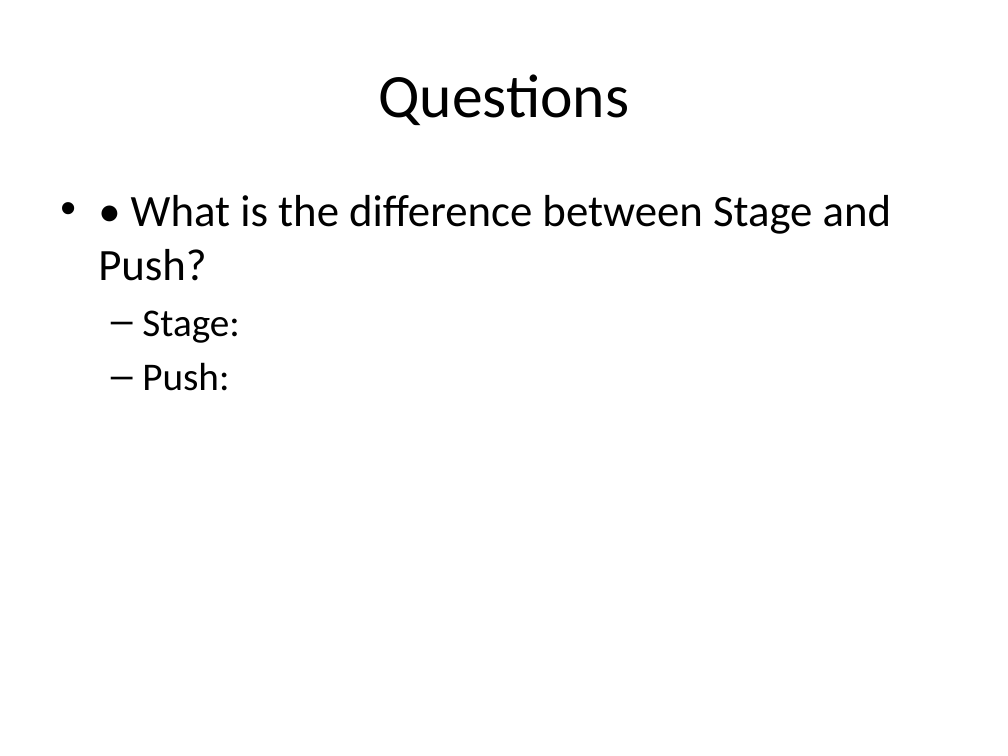
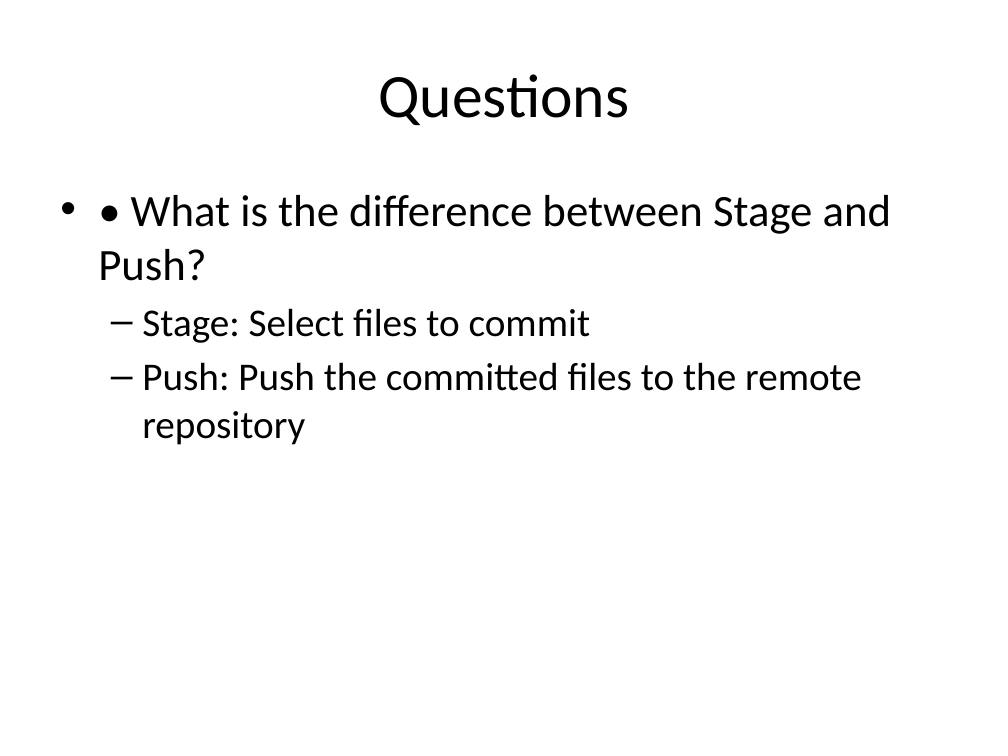
Before and after one commit to cyrillwyss/sumobot, a slide deck: slide 10 of Recap SW2.pptx. Drawn at 1008x756 pixels with LibreOffice and Linux fonts; fonts in the diff are those of the drawing. Boxes give left, top, right and bottom in pixels: in the first picture for what was removed or moved away, otherwise in the second. Text is boxed around its words. In the diff, an @@ line names an element or a change of style, - is before the commit and + after.

Commit message:
completed questions

```diff
--- a/Recap SW2.pptx
+++ b/Recap SW2.pptx
@@ text at <box>142,308,862,445</box>: text changed @@
-  – Stage:
-  – Push:
+  – Stage: Select files to commit
+  – Push: Push the committed files to the remote repository
```
Also in this commit, not shown: 2 other slides changed.
